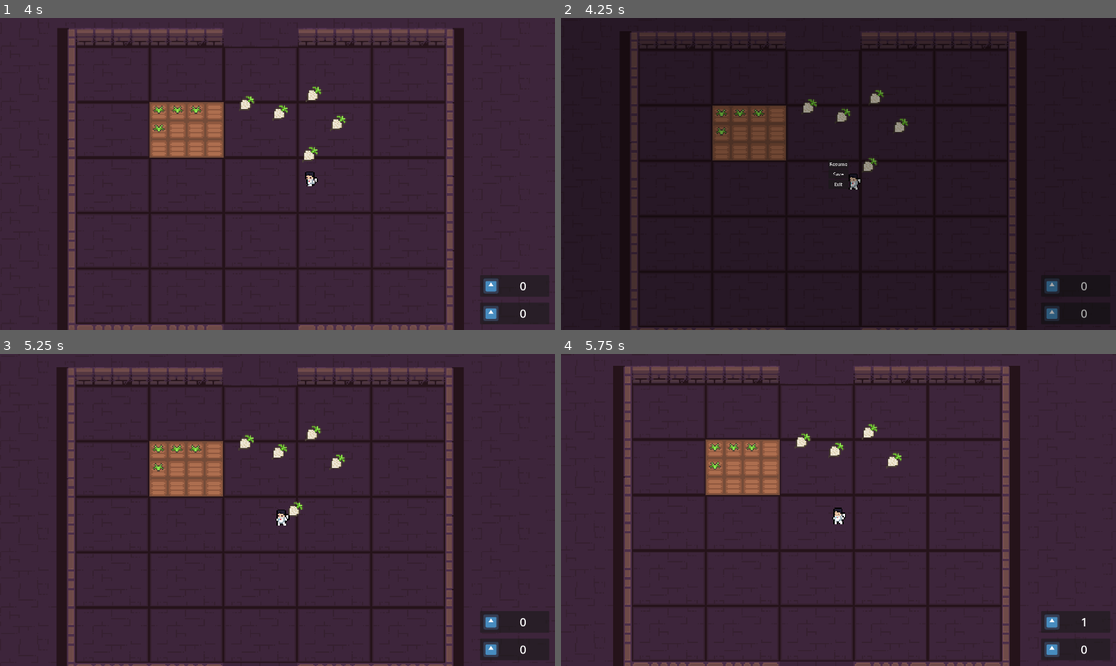
Above: before the commit, frames 1-4 (two rows, left to right).
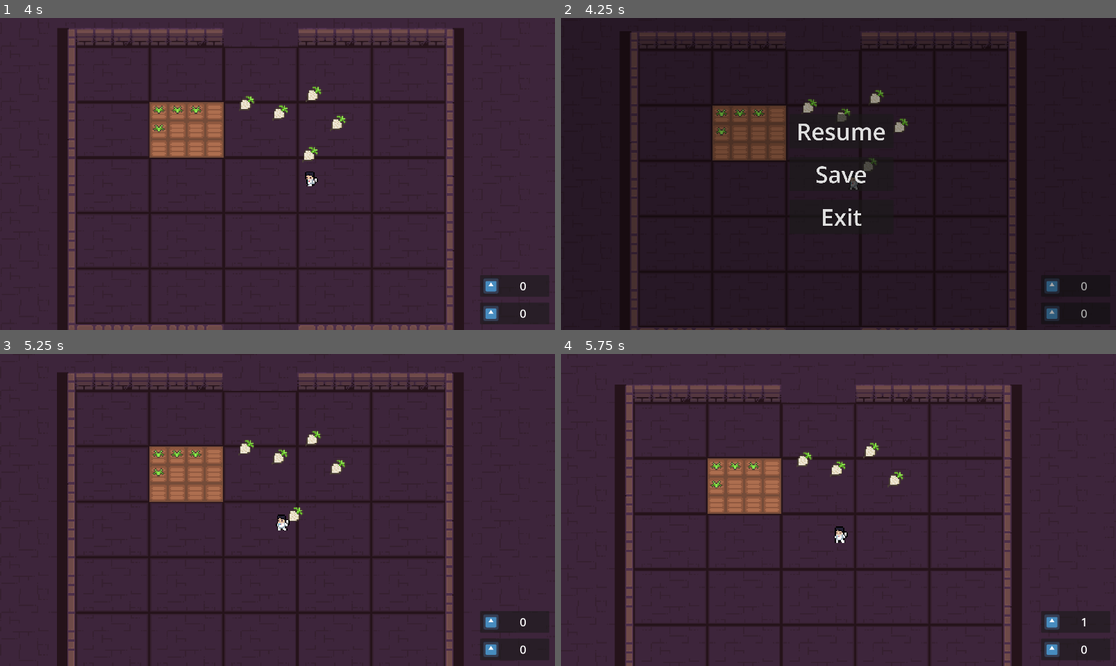
Above: after the commit, the same moments.

Repository: Saj-Hoque/MissionSpud
Game: Godot game, scene res://World/world.tscn
Same seed, same stepped clock (60 frames per second), same inputs: the game is played once before the commit and once after it. The engine's default icon, where the game draws it, is replaced by a stand-in: a white triangle on a blue panel in a dark square.
Inputs (mouse positions are in pixels of both pictures, inside the frame that each line leads up to):
- Up to frame 1 (4 s): move the mouse to (249, 108) at 0.52 s; hold D (right) 0.53-1.28 s; click (249, 108) at 0.6 s; move the mouse to (266, 120) at 1.27 s; hold S (down) 1.28-2.03 s; click (266, 120) at 1.35 s; move the mouse to (260, 108) at 2.02 s; hold D (right) 2.03-2.78 s; click (260, 108) at 2.1 s; move the mouse to (249, 83) at 2.77 s; hold W (up) 2.78-3.53 s; click (249, 83) at 2.85 s; move the mouse to (166, 111) at 3.52 s; hold A (left) from 3.53 s (still down); click (166, 111) at 3.6 s
- Up to frame 2 (4.25 s): keep holding A (left); tap Escape (escape) at 4.15 s
- Up to frame 3 (5.25 s): move the mouse to (111, 463) at 4.27 s; click (111, 463) at 4.35 s; release A (left) at 5 s; click "Resume" at 5 s
- Up to frame 4 (5.75 s): no input

Frame 1 is identical in both runs. In frame 2, 0.9% of the frame differs, in the area x 42-59%, y 30-67%; in frame 3, 8.5%; in frame 4, 13%, in the area x 9-84%, y 3-100%.

Commit message:
Fixed sizing issue with pause menu, updated Font to Impact

Diff:
--- a/Menu/pause_canvas.tscn
+++ b/Menu/pause_canvas.tscn
@@ -3,10 +3,11 @@
 [ext_resource type="Script" path="res://Menu/PauseCanvas.gd" id="1_6rsrs"]
 
 [sub_resource type="SystemFont" id="SystemFont_bbmhc"]
-font_names = PackedStringArray("Yu Gothic", "Yu Gothic UI")
+font_names = PackedStringArray("Impact")
 
 [sub_resource type="Theme" id="Theme_tr7cw"]
 default_font = SubResource("SystemFont_bbmhc")
+default_font_size = 80
 
 [node name="PauseCanvas" type="CanvasLayer"]
 process_mode = 3
@@ -22,20 +23,17 @@
 color = Color(0, 0, 0, 0.352941)
 
 [node name="VBoxContainer" type="VBoxContainer" parent="."]
-anchors_preset = 8
-anchor_left = 0.5
-anchor_top = 0.5
-anchor_right = 0.5
-anchor_bottom = 0.5
-offset_left = -35.0
-offset_top = -50.5
-offset_right = 35.0
-offset_bottom = 50.5
+offset_left = 790.0
+offset_top = 351.0
+offset_right = 1150.0
+offset_bottom = 729.0
 grow_horizontal = 2
 grow_vertical = 2
 theme = SubResource("Theme_tr7cw")
+theme_override_constants/separation = 30
 
 [node name="resume" type="Button" parent="VBoxContainer"]
+custom_minimum_size = Vector2(360, 0)
 layout_mode = 2
 text = "Resume"
 
--- a/World/world.tscn
+++ b/World/world.tscn
@@ -10,7 +10,7 @@
 [ext_resource type="PackedScene" uid="uid://dvxd414fn2c67" path="res://Resources/scrap.tscn" id="6_wvjoc"]
 
 [sub_resource type="SystemFont" id="SystemFont_oe71b"]
-font_names = PackedStringArray("Cooper")
+font_names = PackedStringArray("Impact")
 
 [sub_resource type="Theme" id="Theme_8aapv"]
 default_font = SubResource("SystemFont_oe71b")
